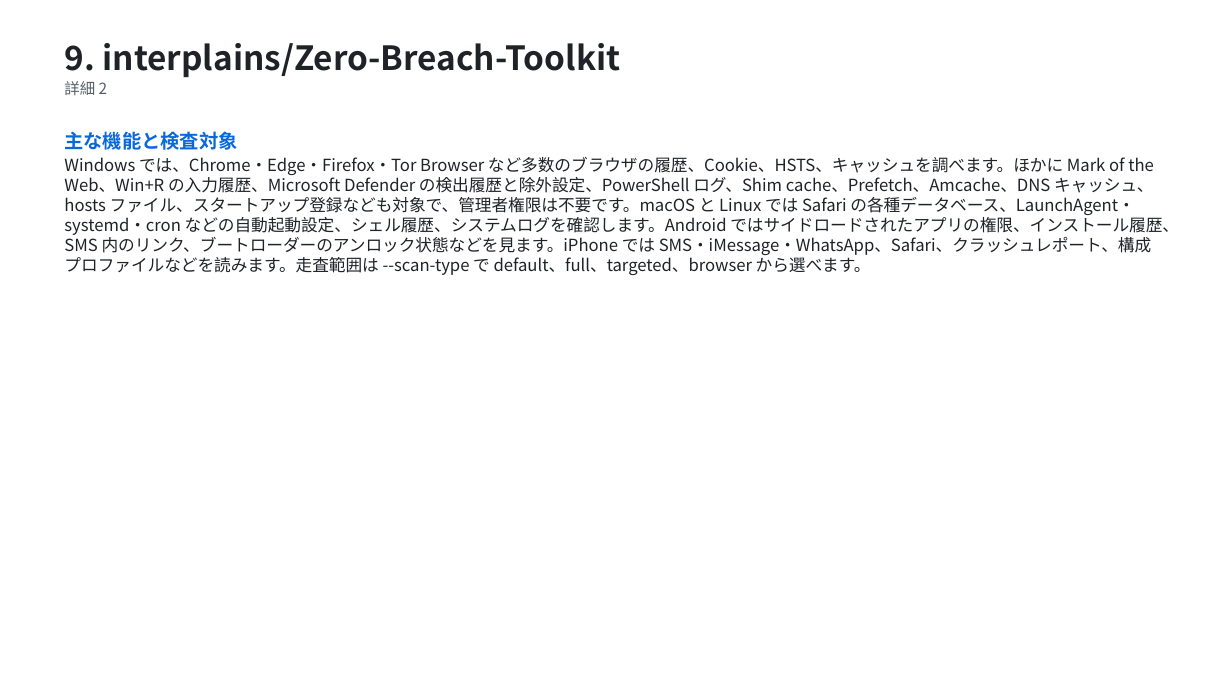
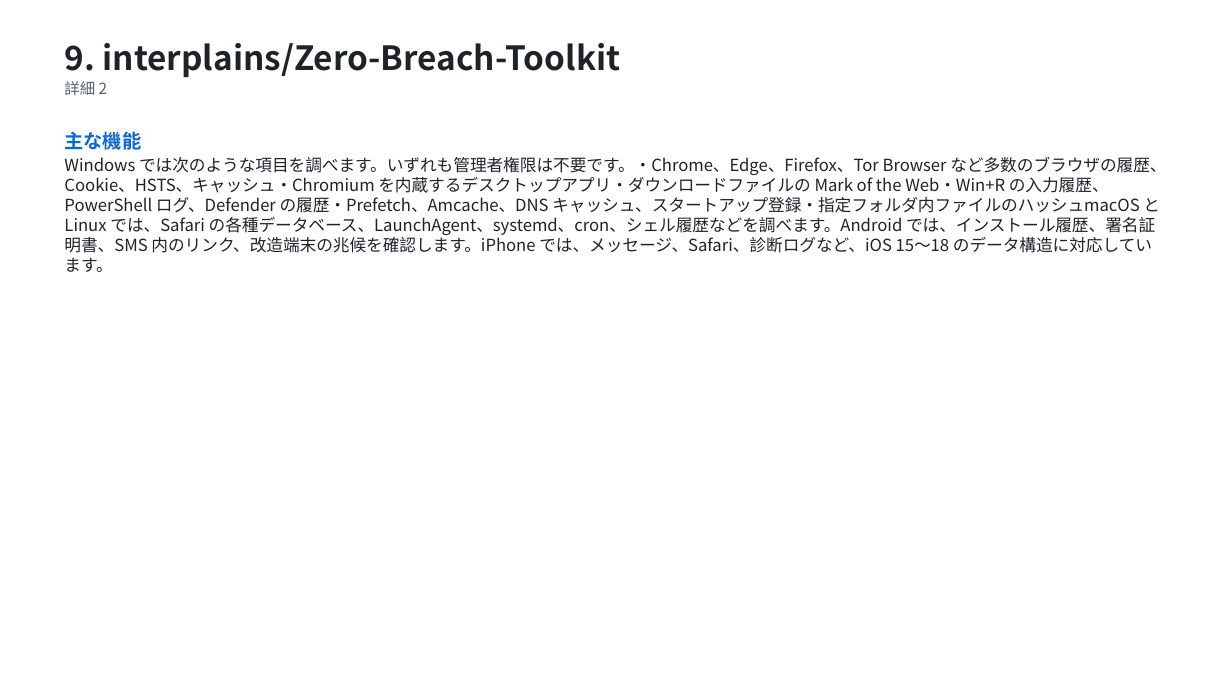
Before and after one commit to HORI-PNG/github_trend_checker, a slide deck: slide 65 of reports/2026-10-30/report.pptx (slide 68 before the commit). Drawn at 1232x693 pixels with LibreOffice and Linux fonts; fonts in the diff are those of the drawing. Boxes give left, top, right and bottom in pixels: in the first picture for what was removed or moved away, otherwise in the second. Text is boxed around its words. In the diff, an @@ line names an element or a change of style, - is before the commit and + after.

```diff
--- a/reports/2026-10-30/report.pptx
+++ b/reports/2026-10-30/report.pptx
@@ text at bbox=[64, 131, 1166, 272]: text changed @@
-主な機能と検査対象
-Windows では、Chrome・Edge・Firefox・Tor Browser など多数のブラウザの履歴、Cookie、HSTS、キャッシュを調べます。ほかに Mark of the Web、Win+R の入力履歴、Microsoft Defender の検出履歴と除外設定、PowerShell ログ、Shim cache、Prefetch、Amcache、DNS キャッシュ、hosts ファイル、スタートアップ登録なども対象で、管理者権限は不要です。macOS と Linux では Safari の各種データベース、LaunchAgent・systemd・cron などの自動起動設定、シェル履歴、システムログを確認します。Android ではサイドロードされたアプリの権限、インストール履歴、SMS 内のリンク、ブートローダーのアンロック状態などを見ます。iPhone では SMS・iMessage・WhatsApp、Safari、クラッシュレポート、構成プロファイルなどを読みます。走査範囲は --scan-type で default、full、targeted、browser から選べます。
+主な機能
+Windows では次のような項目を調べます。いずれも管理者権限は不要です。・Chrome、Edge、Firefox、Tor Browser など多数のブラウザの履歴、Cookie、HSTS、キャッシュ・Chromium を内蔵するデスクトップアプリ・ダウンロードファイルの Mark of the Web・Win+R の入力履歴、PowerShell ログ、Defender の履歴・Prefetch、Amcache、DNS キャッシュ、スタートアップ登録・指定フォルダ内ファイルのハッシュmacOS と Linux では、Safari の各種データベース、LaunchAgent、systemd、cron、シェル履歴などを調べます。Android では、インストール履歴、署名証明書、SMS 内のリンク、改造端末の兆候を確認します。iPhone では、メッセージ、Safari、診断ログなど、iOS 15〜18 のデータ構造に対応しています。
```
Also in this commit, not shown: 76 other slides changed, 1 slide added, 4 slides removed, 3 other files.
